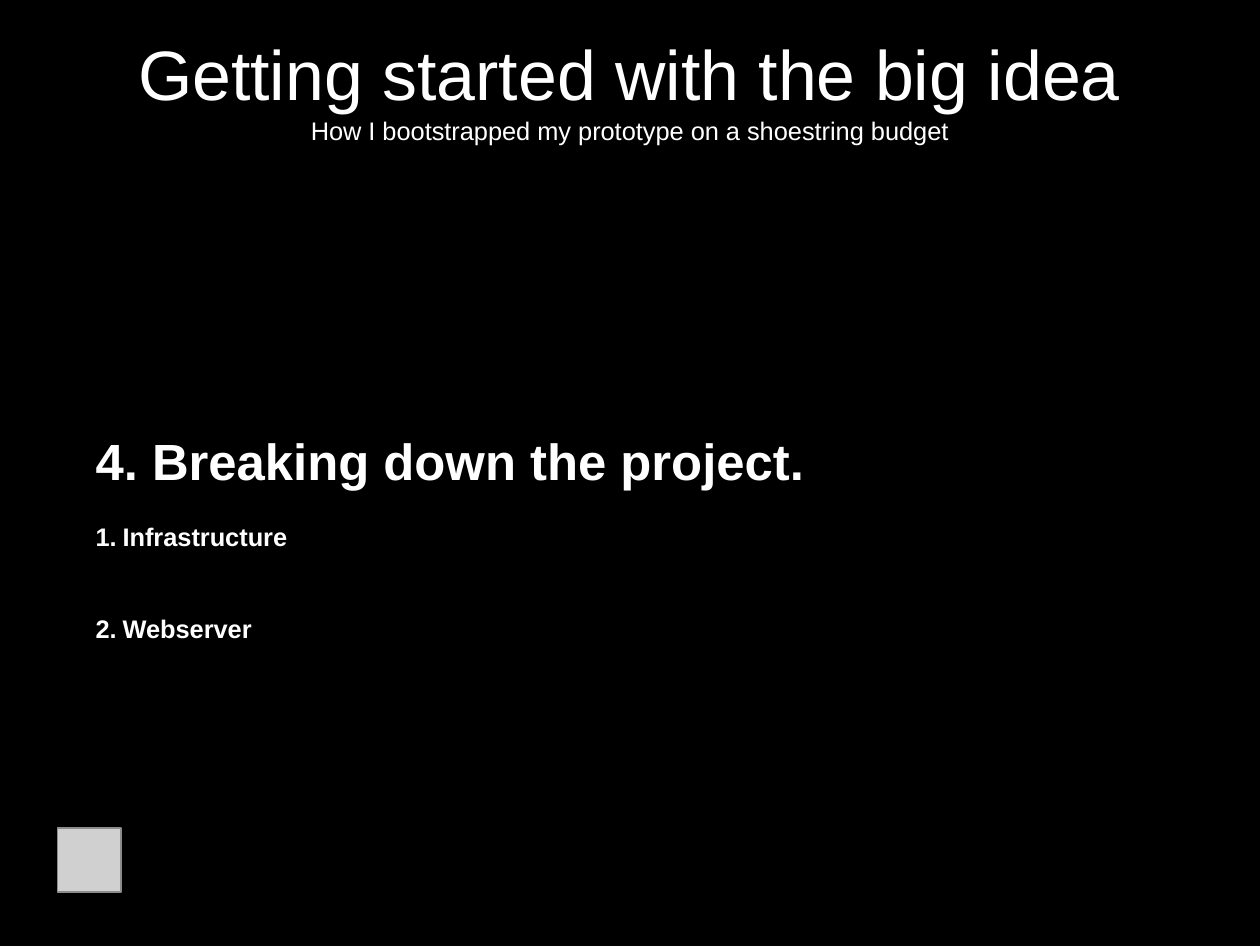
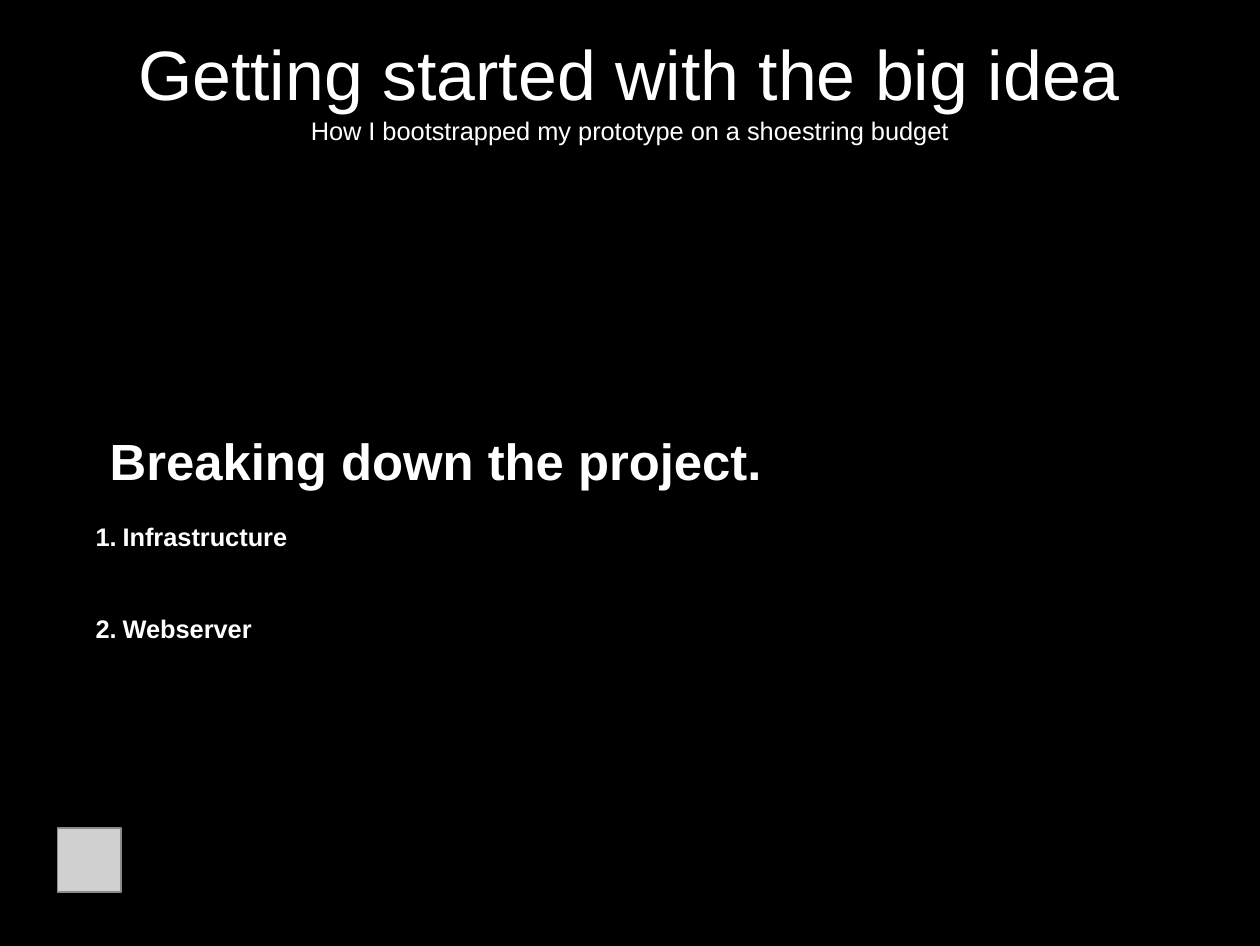
Before and after one commit to jcda/django-mvp-install-script, a slide deck: slide 4 of MVP-presentation-BD-Meetup.odp (slide 19 before the commit). Drawn at 1260x946 pixels with LibreOffice and Linux fonts; fonts in the diff are those of the drawing; grey boxes stand for pictures. Boxes give left, top, right and bottom in pixels: in the first picture for what was removed or moved away, otherwise in the second. Text is boxed around its words. In the diff, an @@ line names an element or a change of style, - is before the commit and + after.

```diff
--- a/MVP-presentation-BD-Meetup.odp
+++ b/MVP-presentation-BD-Meetup.odp
@@ subtitle at <box>110,443,761,491</box>: text changed @@
-4. Breaking down the project.
+Breaking down the project.
```
Also in this commit, not shown: 7 other slides changed, 7 slides removed, 3 other files.
